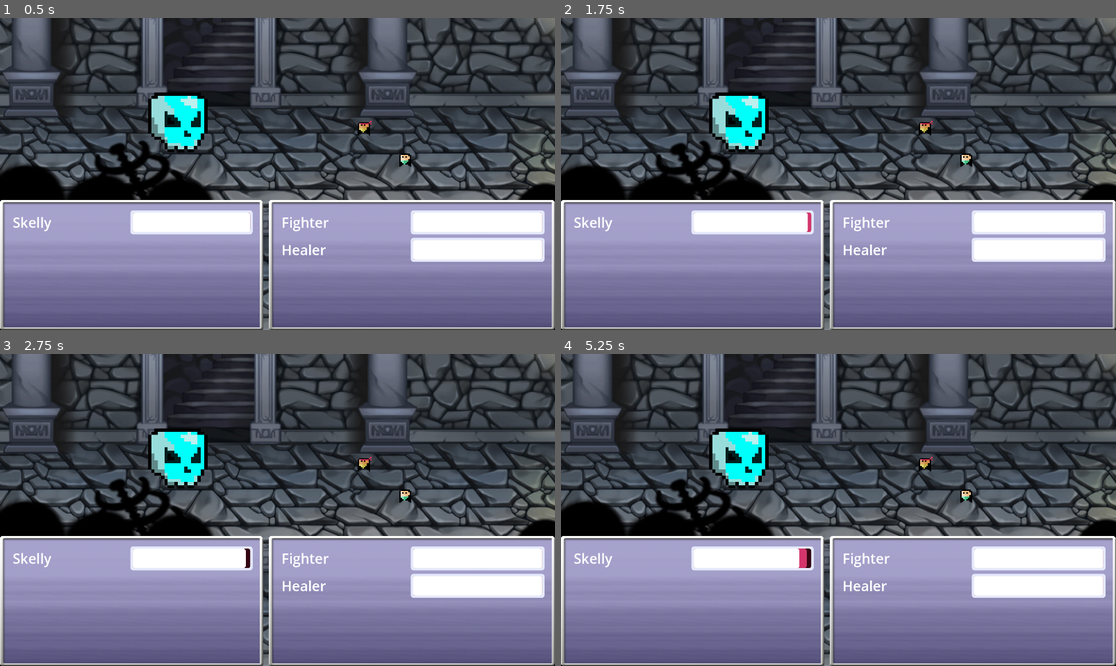
Above: before the commit, frames 1-4 (two rows, left to right).
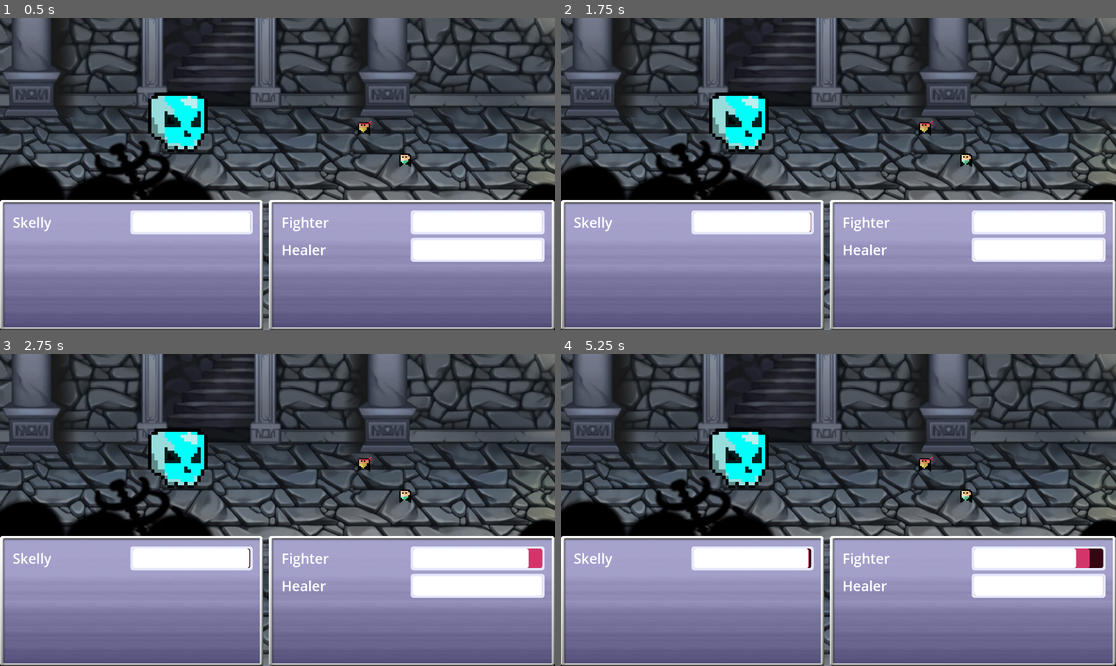
Above: after the commit, the same moments.

Repository: Tjwever/unlikely-pair
Game: Godot game, scene res://Scenes/MainScene.tscn
The game is run twice, just before and just after one commit, with the same random seed, the same clock (stepped at 60 frames per second) and the same inputs.
Inputs:
- Up to frame 1 (0.5 s): no input
- Up to frame 2 (1.75 s): tap Enter (ui_accept) at 0.5, 0.6, 0.77, 1.07, 1.35, 1.52 s
- Up to frame 3 (2.75 s): tap Enter (ui_accept) at 1.82, 2.1 s
- Up to frame 4 (5.25 s): tap Enter (ui_accept) at 2.85, 3.02, 3.32, 3.6, 3.77, 4.07, 4.25, 4.35, 4.52, 4.82, 5, 5.1 s

Frame 1 is identical in both runs. In frame 2, less than 0.1% of the frame differs, in the area x 44-46%, y 62-69%; in frame 3, 0.2%; in frame 4, 0.4%, in the area x 42-98%, y 62-69%.

Commit message:
added attack functionality for both enemies and allies

Diff:
--- a/Characters/Allies/Fighter.gd
+++ b/Characters/Allies/Fighter.gd
@@ -5,13 +5,34 @@
 signal update_fighter_health
 
 @onready var healthbar = $"../CanvasLayer/PlayerSideUI/GridContainer/MarginContainer/VBoxContainer/HBoxContainer/Healthbar"
+@onready var enemy = $"../Enemy"
+@onready var timer = $Timer
+
+const BASE_WAIT_TIME = 1.0
 
 var max_health := 400
 var current_health := 400
 var defense := 3
+var attack_damge := 50
+var speed := 10.0
 
 func _ready():
 	healthbar.init_health(current_health)
+	set_attack_timer()
+	timer.start()
+
+func set_attack_timer():
+	timer.wait_time = BASE_WAIT_TIME / (speed / 10.0)
+	print("Fighter attack wait time set to: ", timer.wait_time)
+
+func calculate_damage(atk_damage, enemy_defense):
+	return max(0, atk_damage - enemy_defense)
+
+func attack():
+	if enemy:
+		var damage_dealt = calculate_damage(attack_damge, enemy.defense)
+		print('Fighter deals ', damage_dealt)
+		enemy.take_damage(damage_dealt)
 
 func take_damage(damage):
 	current_health -= damage
@@ -22,6 +43,7 @@
 
 	if current_health == 0:
 		print('death')
+		timer.stop()
 
 # Example function to heal
 func heal(amount):
@@ -32,3 +54,6 @@
 # Function to check if enemy is alive
 func is_alive():
 	return current_health > 0
+
+func _on_timer_timeout():
+	attack()
--- a/Characters/Allies/Fighter.tscn
+++ b/Characters/Allies/Fighter.tscn
@@ -30,3 +30,7 @@
 shape = SubResource("RectangleShape2D_gd4ks")
 
 [node name="AnimationPlayer" type="AnimationPlayer" parent="."]
+
+[node name="Timer" type="Timer" parent="."]
+
+[connection signal="timeout" from="Timer" to="." method="_on_timer_timeout"]
--- a/Characters/Enemies/Skelly.gd
+++ b/Characters/Enemies/Skelly.gd
@@ -5,17 +5,36 @@
 signal update_enemy_health
 
 @onready var healthbar = $"../CanvasLayer/EnemySideUI/GridContainer/MarginContainer/VBoxContainer/HBoxContainer/Healthbar"
+@onready var fighter = $"../Fighter"
+@onready var healer = $"../Healer"
+@onready var timer = $Timer
 
+const BASE_WAIT_TIME = 2.0
+
+var allies := [fighter, healer]
 var max_health := 10000
 var current_health := 10000
 var defense := 3
+var attack_damge := 45
+var speed := 8.0
 
 func _ready():
 	healthbar.init_health(current_health)
+	set_attack_timer()
+	timer.start()
 
-func _process(delta):
-	if Input.is_action_just_pressed("ui_accept"):
-		take_damage(50)
+func set_attack_timer():
+	timer.wait_time = BASE_WAIT_TIME / (speed / 10.0)
+	print("Enemy attack wait time set to: ", timer.wait_time)
+
+func calculate_damage(atk_damage, fighter_defense):
+	return max(0, atk_damage - fighter_defense)
+
+func attack():
+	if fighter:
+		var damage_dealt = calculate_damage(attack_damge, fighter.defense)
+		print('Enemy deals ', damage_dealt)
+		fighter.take_damage(damage_dealt)
 
 func take_damage(damage):
 	current_health -= damage
@@ -36,3 +55,6 @@
 # Function to check if enemy is alive
 func is_alive():
 	return current_health > 0
+
+func _on_timer_timeout():
+	attack()
--- a/Characters/Enemies/Skelly.tscn
+++ b/Characters/Enemies/Skelly.tscn
@@ -20,3 +20,7 @@
 shape = SubResource("RectangleShape2D_gd4ks")
 
 [node name="AnimationPlayer" type="AnimationPlayer" parent="."]
+
+[node name="Timer" type="Timer" parent="."]
+
+[connection signal="timeout" from="Timer" to="." method="_on_timer_timeout"]
